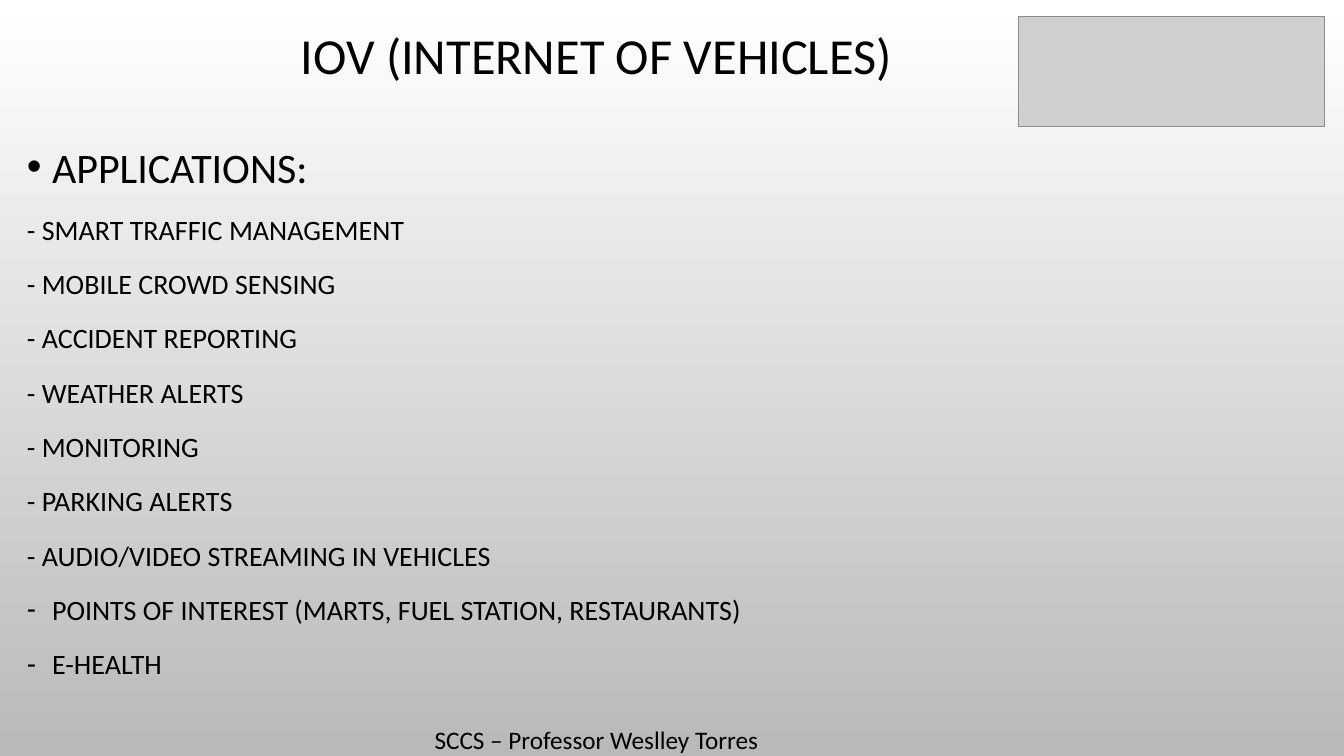
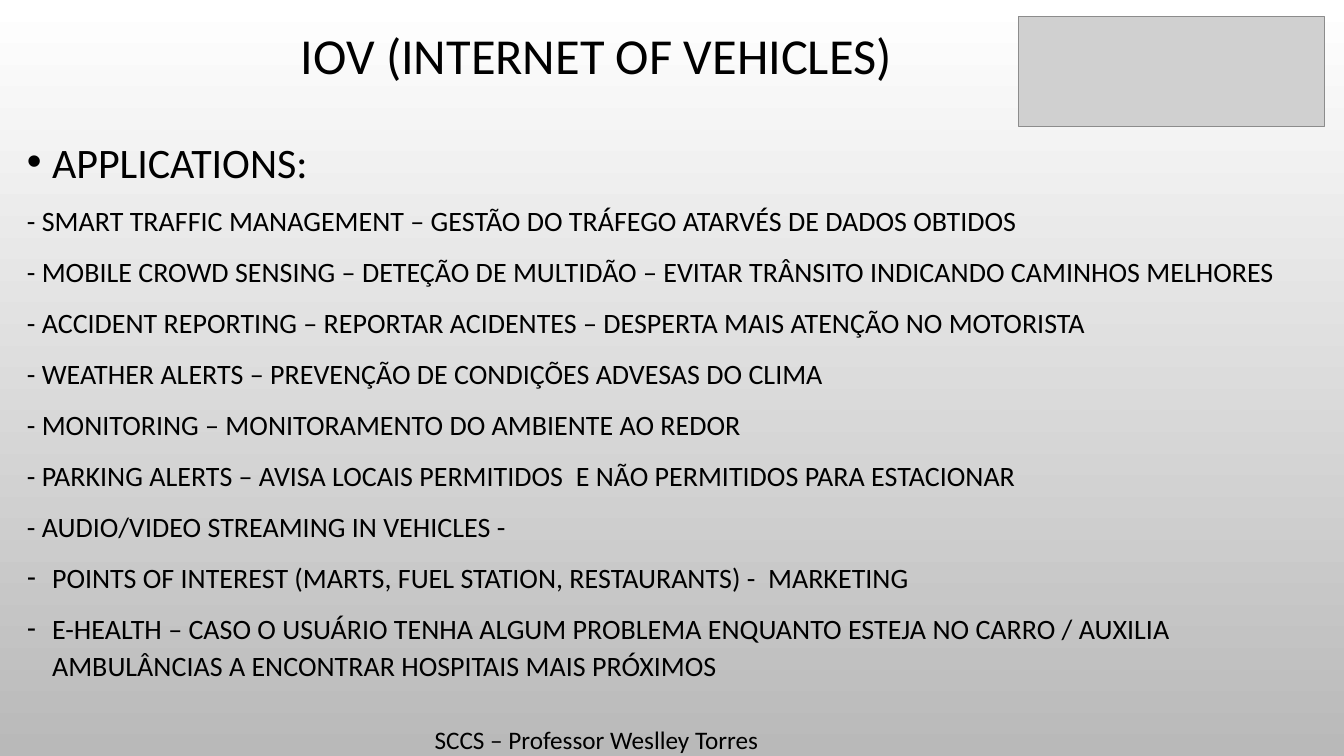
Before and after one commit to Massatoshi/SCCS-Trabalho, a slide deck: slide 6 of PPTS/VANET-Explicações.pptx. Drawn at 1344x756 pixels with LibreOffice and Linux fonts; fonts in the diff are those of the drawing; grey boxes stand for pictures; background and template pictures are left out. Boxes give left, top, right and bottom in pixels: in the first picture for what was removed or moved away, otherwise in the second. Text is boxed around its words. In the diff, an @@ line names an element or a change of style, - is before the commit and + after.

```diff
--- a/PPTS/VANET-Explicações.pptx
+++ b/PPTS/VANET-Explicações.pptx
@@ text at box(52, 150, 308, 179): line spacing 1.2 to 1.1 @@
@@ text at box(42, 208, 1273, 676): text changed @@
-- SMART TRAFFIC MANAGEMENT
-- MOBILE CROWD SENSING
-- ACCIDENT REPORTING
-- WEATHER ALERTS
-- MONITORING
-- PARKING ALERTS
-- AUDIO/VIDEO STREAMING IN VEHICLES
-– POINTS OF INTEREST (MARTS, FUEL STATION, RESTAURANTS)
-– E-HEALTH
+- SMART TRAFFIC MANAGEMENT – GESTÃO DO TRÁFEGO ATARVÉS DE DADOS OBTIDOS
+- MOBILE CROWD SENSING – DETEÇÃO DE MULTIDÃO – EVITAR TRÂNSITO INDICANDO CAMINHOS MELHORES
+- ACCIDENT REPORTING – REPORTAR ACIDENTES – DESPERTA MAIS ATENÇÃO NO MOTORISTA
+- WEATHER ALERTS – PREVENÇÃO DE CONDIÇÕES ADVESAS DO CLIMA
+- MONITORING – MONITORAMENTO DO AMBIENTE AO REDOR
+- PARKING ALERTS – AVISA LOCAIS PERMITIDOS E NÃO PERMITIDOS PARA ESTACIONAR
+- AUDIO/VIDEO STREAMING IN VEHICLES -
+– POINTS OF INTEREST (MARTS, FUEL STATION, RESTAURANTS) - MARKETING
+– E-HEALTH – CASO O USUÁRIO TENHA ALGUM PROBLEMA ENQUANTO ESTEJA NO CARRO / AUXILIA AMBULÂNCIAS A ENCONTRAR HOSPITAIS MAIS PRÓXIMOS
```
Also in this commit, not shown: 2 other slides changed, 1 other file.
